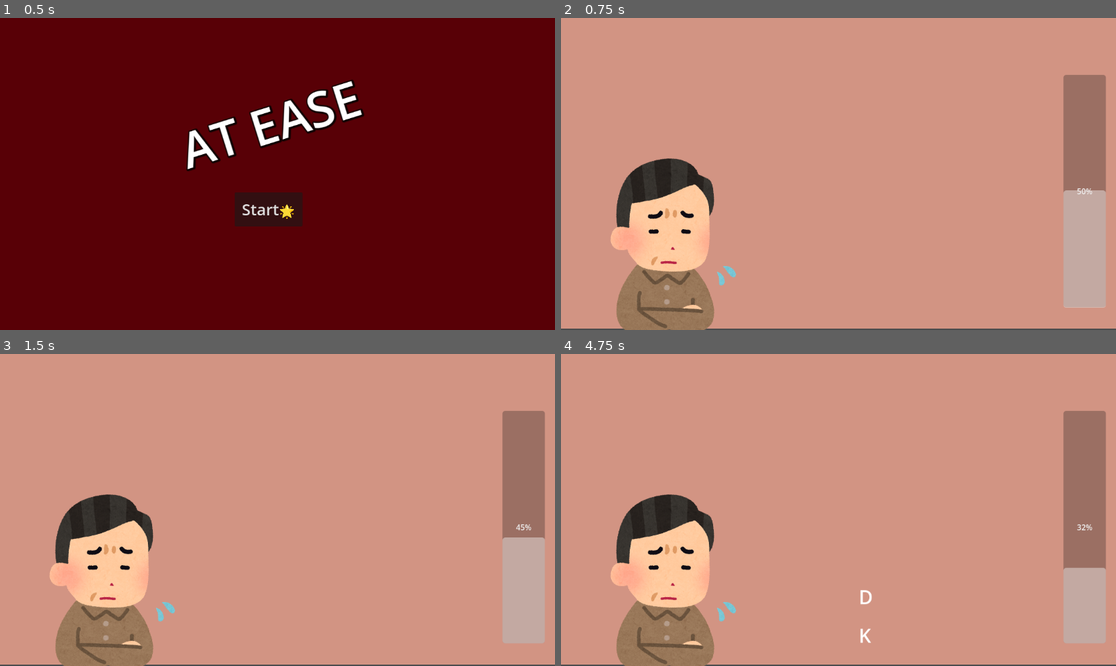
Above: before the commit, frames 1-4 (two rows, left to right).
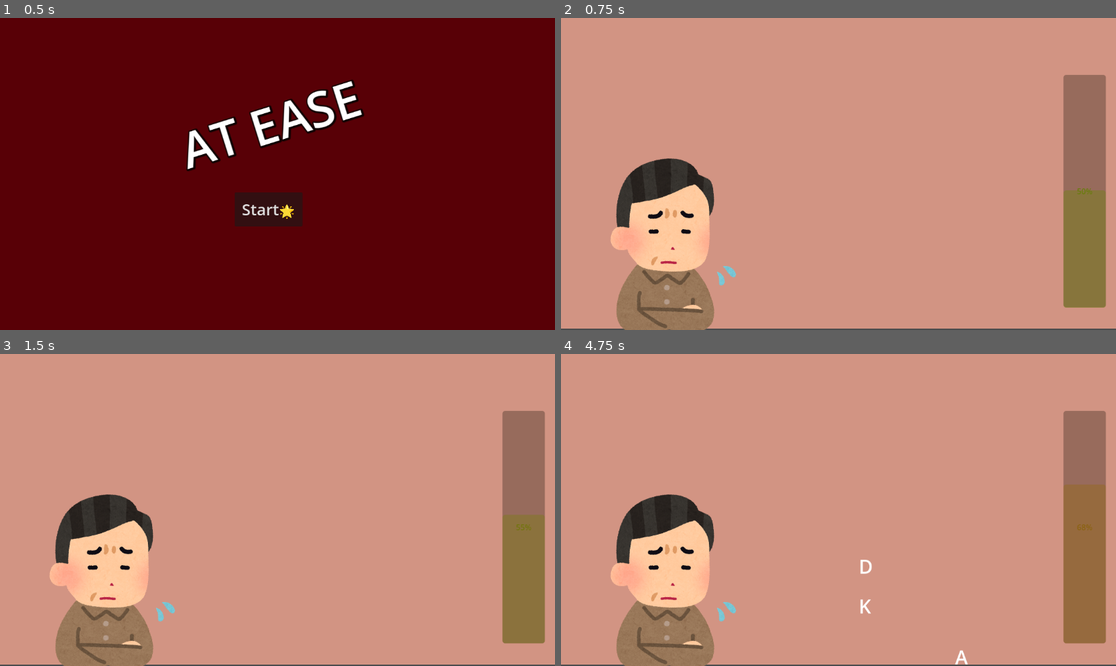
Above: after the commit, the same moments.

Repository: eliasescalante/atEase
Game: Godot game, scene res://scenes/main.tscn
The game is run twice, just before and just after one commit, with the same random seed, the same clock (stepped at 60 frames per second) and the same inputs. Before the commit the project has no main scene; this scene is started directly in both runs.
Inputs:
- Up to frame 1 (0.5 s): no input
- Up to frame 2 (0.75 s): click "Start🌟" at 0.5 s
- Up to frame 3 (1.5 s): tap Enter at 1.25 s
- Up to frame 4 (4.75 s): tap Space at 2 s

Frame 1 is identical in both runs. In frame 2, 2.9% of the frame differs, in the area x 90-99%, y 54-93%; in frame 3, 3.2%; in frame 4, 4.1%, in the area x 53-99%, y 41-100%.

Commit message:
enhancements

Diff:
--- a/project.godot
+++ b/project.godot
@@ -11,6 +11,7 @@
 [application]
 
 config/name="At Ease"
+run/main_scene="uid://pbp3cn6wby21"
 config/features=PackedStringArray("4.4", "GL Compatibility")
 config/icon="res://icon.svg"
 
--- a/scenes/level_1.tscn
+++ b/scenes/level_1.tscn
@@ -5,6 +5,8 @@
 
 [node name="Level1" type="Node2D"]
 script = ExtResource("1_bswci")
+color_good = Color(0.0405001, 0.81, 0, 1)
+color_bad = Color(0.827464, 0.220709, 0.0999075, 1)
 
 [node name="fondo" type="ColorRect" parent="."]
 offset_right = 1158.0
--- a/scripts/Bubble.gd
+++ b/scripts/Bubble.gd
@@ -1,7 +1,7 @@
 extends Node2D
 
 @export var letter := "A"
-var speed := 80
+@export var speed := 80
 
 func _ready():
 	$Label.text = letter
--- a/scripts/level_1.gd
+++ b/scripts/level_1.gd
@@ -10,7 +10,15 @@
 @export var points_bar_subtract = 5
 @export var points_bar_drain = 2 # <- puntos a restar constantemente
 
-var letters = "ASDFJKLÑ"
+#Breathing Bar
+@export var color_good = Color(1, 0, 0, 1)  # Red
+@export var color_bad = Color(0, 0, 1, 1)  # Blue
+
+#Bubbles
+@export var bubble_max_vel = 150
+@export var bubble_min_vel = 40
+
+var letters = "ASDFJKLN"
 
 func _ready():
 	bubble_timer.timeout.connect(_on_bubble_timer_timeout)
@@ -18,10 +26,26 @@
 
 	drain_timer.timeout.connect(_on_drain_timer_timeout) # <- conectamos
 	drain_timer.start() # <- comenzamos el timer
+	# Ensure the bar exists before accessing it
+	var breathing_bar = $RespirationBar
+	if breathing_bar:
+		breathing_bar.modulate = Color(1, 1, 1, 1)  # Default to white
+
+func _process(delta):
+	# Continuously change the color of the target node
+	var breathing_bar = $RespirationBar
+	var interpolation_value = breathing_bar.value / breathing_bar.max_value
+	if breathing_bar:
+		breathing_bar.modulate = lerp(color_good, color_bad, interpolation_value)
+
+
 
 func _on_bubble_timer_timeout():
+	var breathing_bar = $RespirationBar
+	var interpolation_value = breathing_bar.value / breathing_bar.max_value
 	var bubble = bubble_scene.instantiate()
 	bubble.letter = letters[randi() % letters.length()]
+	bubble.speed = lerp(bubble_min_vel, bubble_max_vel, interpolation_value)
 	var side_offset = -100 if randf() > 0.5 else 100
 	bubble.position = $Player.global_position + Vector2(side_offset, 0)
 	bubbles_container.add_child(bubble)
@@ -30,11 +54,14 @@
 	if event is InputEventKey and event.pressed:
 		var pressed_letter = char(event.unicode).to_upper()
 		for bubble in bubbles_container.get_children():
-			if bubble.letter == pressed_letter and abs(bubble.global_position.y - $Player.global_position.y) < 50:
-				bubble.queue_free()
-				respiration_bar.value += points_bar
-				return
-		respiration_bar.value -= points_bar_subtract
+			if bubble.letter == pressed_letter:
+				if abs(bubble.global_position.y - $Player.global_position.y) < 50:
+					bubble.queue_free()
+					respiration_bar.value -= points_bar
+					return
+			else:
+				continue
+		respiration_bar.value += points_bar_subtract
 
 func _on_drain_timer_timeout():
-	respiration_bar.value -= points_bar_drain
+	respiration_bar.value += points_bar_drain
